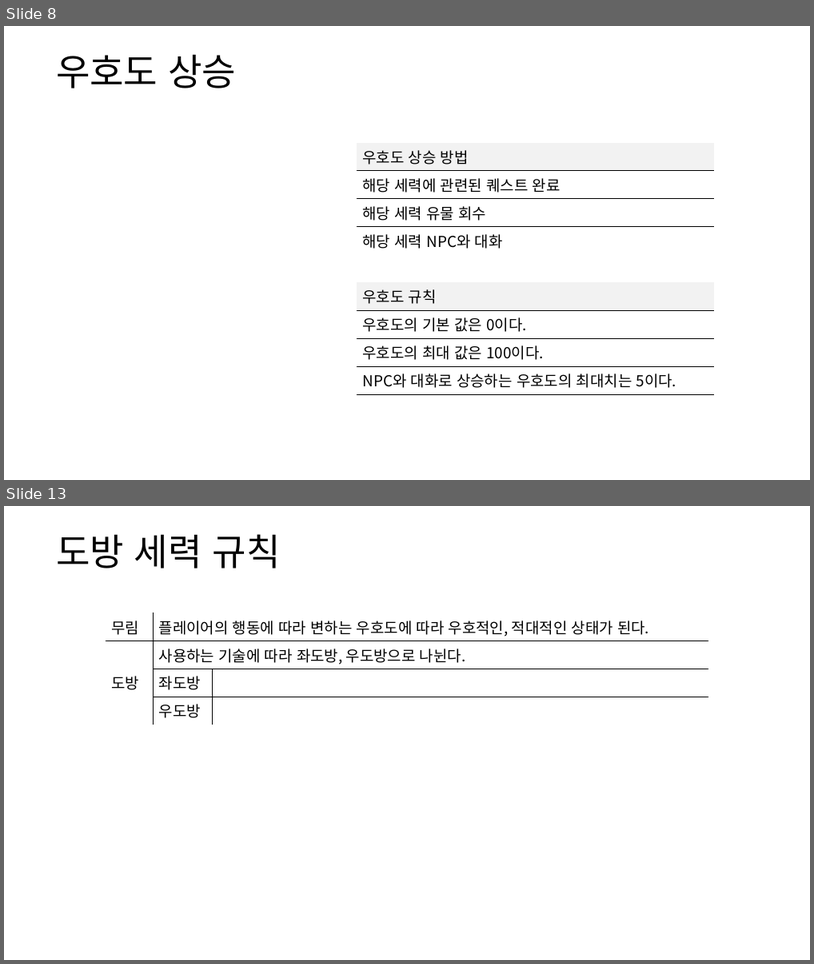
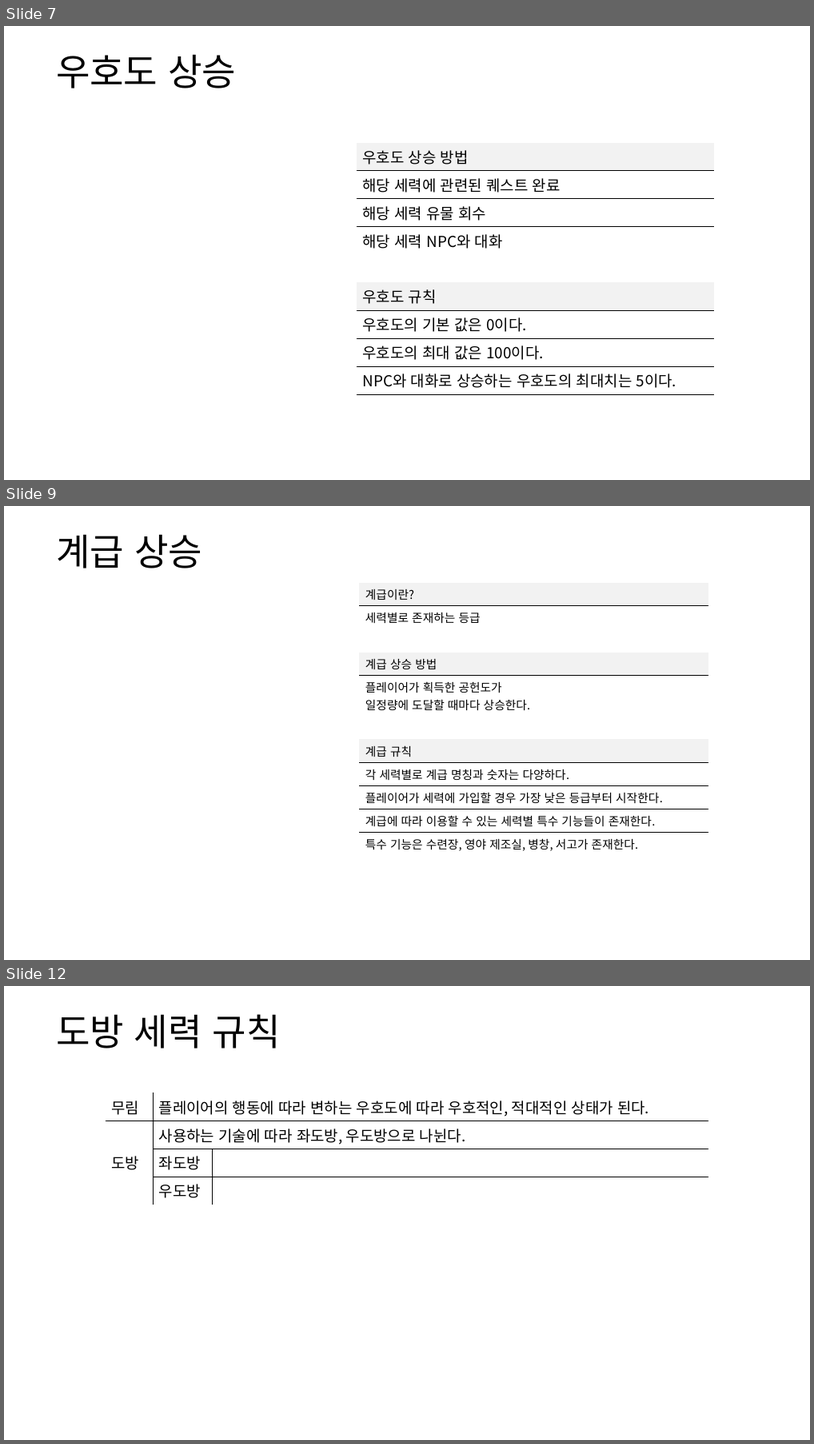
Before and after one commit to yjk0401/unityenginebasic_9th, a slide deck: 기획/방랑엽사전/세력 시스템 기획서.pptx. Shown one above the other, each under a label of ours: slides 8 and 13 before the commit, slides 7, 9 and 12 after it; the slides between them are not shown. The pictures are 814x964 and 814x1444 pixels, drawn with LibreOffice and Linux fonts; fonts in the diff are those of the drawing. Boxes give left, top, right and bottom in pixels: in the first picture for what was removed or moved away, otherwise in the second. Text is boxed around its words. In the diff, an @@ line names an element or a change of style, - is before the commit and + after.

```diff
--- a/기획/방랑엽사전/세력 시스템 기획서.pptx
+++ b/기획/방랑엽사전/세력 시스템 기획서.pptx
@@ slide 9 added at (x1=4, y1=506, x2=810, y2=960), background #FFFFFF @@
@@ text added at (x1=56, y1=534, x2=202, y2=568), 44 pt, text #000000 @@
+계급 상승
@@ table added at (x1=360, y1=583, x2=709, y2=854), 11 rows, 1 columns @@
+계급이란?
+세력별로 존재하는 등급
+
+계급 상승 방법
+플레이어가 획득한 공헌도가 / 일정량에 도달할 때마다 상승한다.
+
+계급 규칙
+각 세력별로 계급 명칭과 숫자는 다양하다.
+플레이어가 세력에 가입할 경우 가장 낮은 등급부터 시작한다.
+계급에 따라 이용할 수 있는 세력별 특수 기능들이 존재한다.
+특수 기능은 수련장, 영야 제조실, 병창, 서고가 존재한다.
@@ what was slide 8 is now slide 7 @@
@@ what was slide 13 is now slide 12 @@
```
Also in this commit, not shown: 3 slides changed, 2 slides removed.
